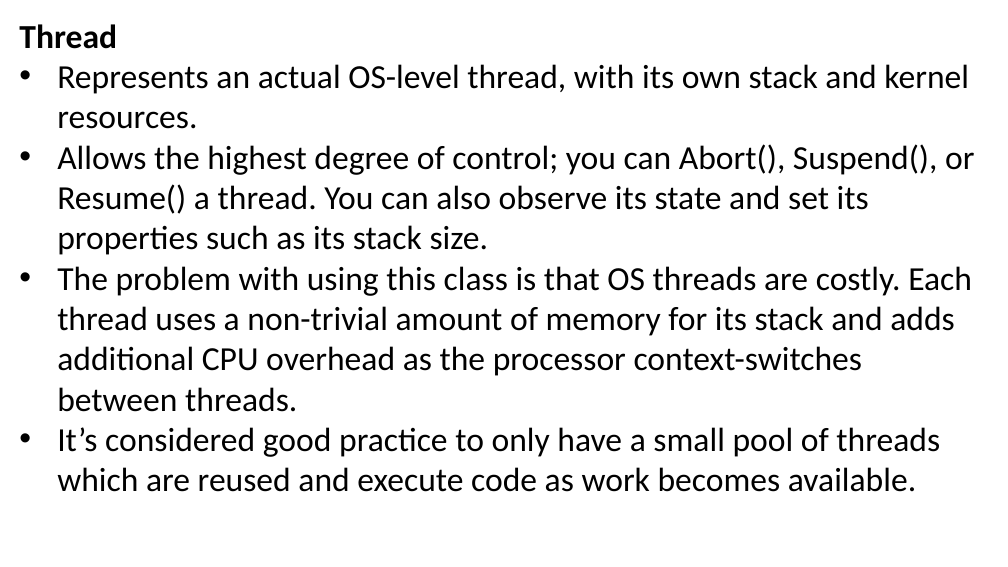
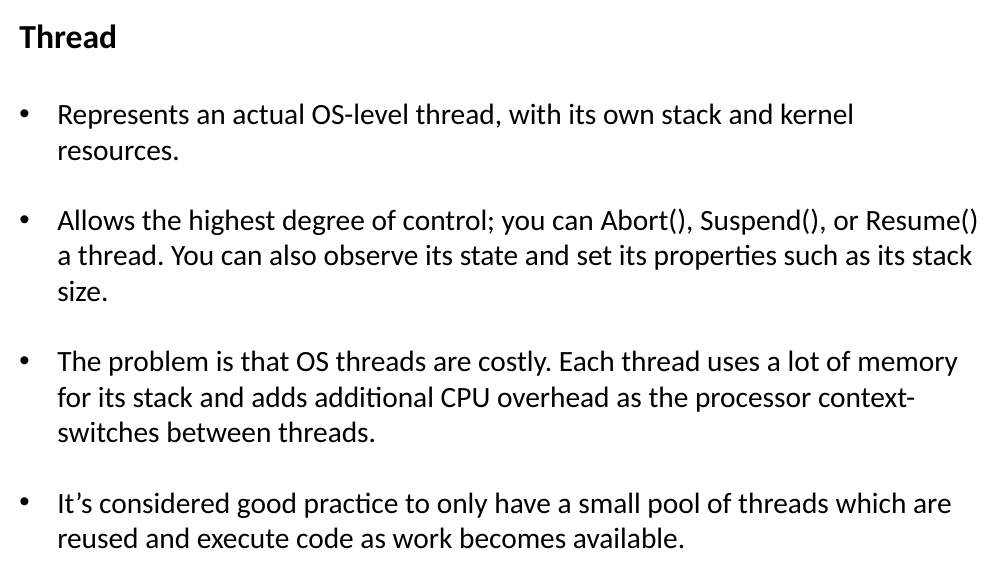
Before and after one commit to JoshKain/AsyncAwaitQuiz, a slide deck: slide 10 of Async and await presentation.pptx. Drawn at 1008x567 pixels with LibreOffice and Linux fonts; fonts in the diff are those of the drawing. Boxes give left, top, right and bottom in pixels: in the first picture for what was removed or moved away, otherwise in the second. Text is boxed around its words. In the diff, an @@ line names an element or a change of style, - is before the commit and + after.

```diff
--- a/Async and await presentation.pptx
+++ b/Async and await presentation.pptx
@@ text at [57,103,979,549]: size 32 to 28 pt in "Represents an actual OS-level thread, with its ...", "Allows the highest degree of control; you ...", "It’s considered good practice to only have ..." @@
@@ text at [57,350,958,443]: text changed; size 32 to 28 pt @@
-• The problem with using this class is that OS threads are costly. Each thread uses a non-trivial amount of memory for its stack and adds additional CPU overhead as the processor context-switches between threads.
+• The problem is that OS threads are costly. Each thread uses a lot of memory for its stack and adds additional CPU overhead as the processor context-switches between threads.
```
Also in this commit, not shown: 4 other slides changed, 3 slides added, 1 slide removed, 1 other file.
